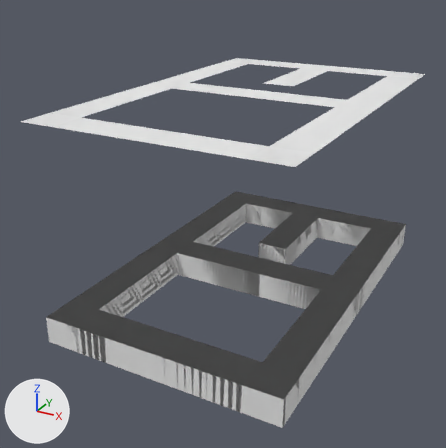
Renders of the Blender file Assets/promo-level.blend from each side of a commit.
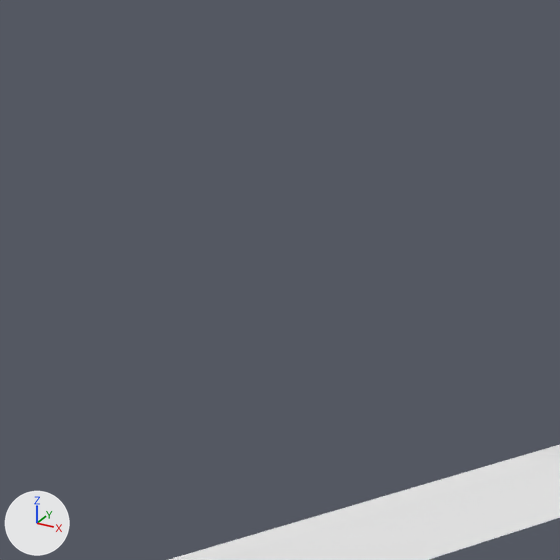
The first picture shows the older version from a 50 mm camera at (55.5, -106.3, 49.2) aimed at (15.0, -32.7, 12.4). The close-ups show both versions on the part from 34% to 51% of the width and 0% to 17% of the height of that picture; other places that the commit changed are outside them. Lighting does not change. The marker at lower left points along +X, +Y and +Z.

The first close-up shows 'Group', 'Group.001', 'Group.002'.
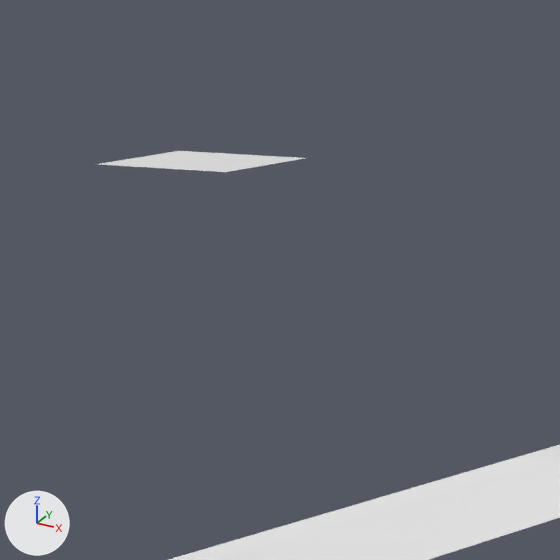
ob_doortemplate is not drawn itself; it is the parent of ob_colliderobj, ob_mapobj, ob_suzanne.

Patch to the scene script:
```diff
--- a/Assets/promo-level.blend.py
+++ b/Assets/promo-level.blend.py
@@ me_cube @@
+me_cube.from_pydata(...)  # a box spanning x -1.0..1.0, y 15.67..17.67, z 0.0..2.0
+me_cube.materials.append(mat_material)  # white #e7e7e7
@@ me_plane @@
+me_plane.from_pydata([(-1.0, -1.0, 0.0), (1.0, -1.0, 0.0), (-1.0, 1.0, 0.0), (1.0, 1.0, 0.0)], [], [(0, 1, 3, 2)])
@@ me_suzanne_001 @@
+me_suzanne_001.from_pydata(...)  # 507 vertices, 500 faces; spans x -1.37..1.37, y -0.85..0.85, z -0.98..0.98
@@ col_doorgroup @@
+col_doorgroup = bpy.data.collections.new('DoorGroup')
+col_doorgroup.objects.link(ob_doortemplate)
+col_doorgroup.objects.link(ob_colliderobj)
+col_doorgroup.objects.link(ob_mapobj)
+col_doorgroup.objects.link(ob_suzanne)
@@ ob_mapobj @@
-ob_mapobj = bpy.data.objects.new('MapObj', me_cube_007)
-ob_mapobj.parent = ob_goalsegmenttemplate
-ob_mapobj.matrix_parent_inverse = Matrix(((1.0, 0.0, 0.0, 42.5), (0.0, 1.0, 0.0, -2.5), (0.0, 0.0, 1.0, 0.0), (0.0, 0.0, 0.0, 1.0)))
-ob_mapobj.location = (-42.5, 2.5, 0.0)
-ob_mapobj.scale = (2.74, 2.74, 1.0)
+ob_mapobj = bpy.data.objects.new('MapObj', me_plane)
+ob_mapobj.parent = ob_doortemplate
+ob_mapobj.matrix_parent_inverse = Matrix(((0.4, 0.0, 0.0, 0.0), (0.0, 6.667, 0.0, 0.0), (0.0, 0.0, 0.5, 0.0), (0.0, 0.0, 0.0, 1.0)))
+ob_mapobj.location = (0.0, 2.5, 40.0)
+ob_mapobj.rotation_euler = (0.0, 0.0, 3.142)  # degrees (0, 0, 180)
+ob_mapobj.scale = (1.5, 1.5, 1.0)
@@ ob_colliderobj @@
 ob_colliderobj.matrix_parent_inverse = Matrix(((1.0, 0.0, 0.0, 42.5), (0.0, 1.0, 0.0, -2.5), (0.0, 0.0, 1.0, 0.0), (0.0, 0.0, 0.0, 1.0)))
-ob_colliderobj.location = (-42.5, 2.5, 0.0)
-ob_colliderobj.scale = (2.5, 2.5, 2.0)
+ob_colliderobj.location = (0.0, 0.0, 0.0)
+ob_colliderobj.scale = (2.5, 0.15, 2.0)
@@ ob_doortemplate @@
+ob_doortemplate = bpy.data.objects.new('DoorTemplate', me_cube)
+ob_doortemplate.location = (0.0, 0.0, 0.0)
+ob_doortemplate.scale = (2.5, 0.15, 2.0)
@@ ob_suzanne @@
+ob_suzanne = bpy.data.objects.new('Suzanne', me_suzanne_001)
+ob_suzanne.parent = ob_doortemplate
+ob_suzanne.matrix_parent_inverse = Matrix(((0.4, 0.0, 0.0, 0.0), (0.0, 6.667, 0.0, 0.0), (0.0, 0.0, 0.5, 0.0), (0.0, 0.0, 0.0, 1.0)))
+ob_suzanne.location = (0.0, 2.5, 2.0)
+ob_suzanne.rotation_euler = (0.0, 0.0, 3.142)  # degrees (0, 0, 180)
@@ ob_doorgroup @@
+ob_doorgroup = bpy.data.objects.new('DoorGroup', None)
+ob_doorgroup.parent = ob_doorplaceholder
+ob_doorgroup.matrix_parent_inverse = Matrix(((1.0, 0.0, 0.0, -7.5), (0.0, 1.0, 0.0, -2.5), (0.0, 0.0, 1.0, 0.0), (0.0, 0.0, 0.0, 1.0)))
+ob_doorgroup.location = (7.5, 2.5, 0.0)
+ob_doorgroup.show_instancer_for_render = False
+ob_doorgroup.instance_type = 'COLLECTION'
+ob_doorgroup.instance_collection = col_doorgroup
@@ ob_doorplaceholder @@
+ob_doorplaceholder = bpy.data.objects.new('DoorPlaceholder', None)
+ob_doorplaceholder.location = (7.5, -27.5, 0.0)
+ob_doorplaceholder.rotation_euler = (0.0, 0.0, 1.571)  # degrees (0, 0, 90)
```

Where the change shows, as pixel boxes [x1, y1, x2, y2] in the close-ups (560 x 560 px):
'DoorGroup', added
    after: [98, 151, 305, 172]
